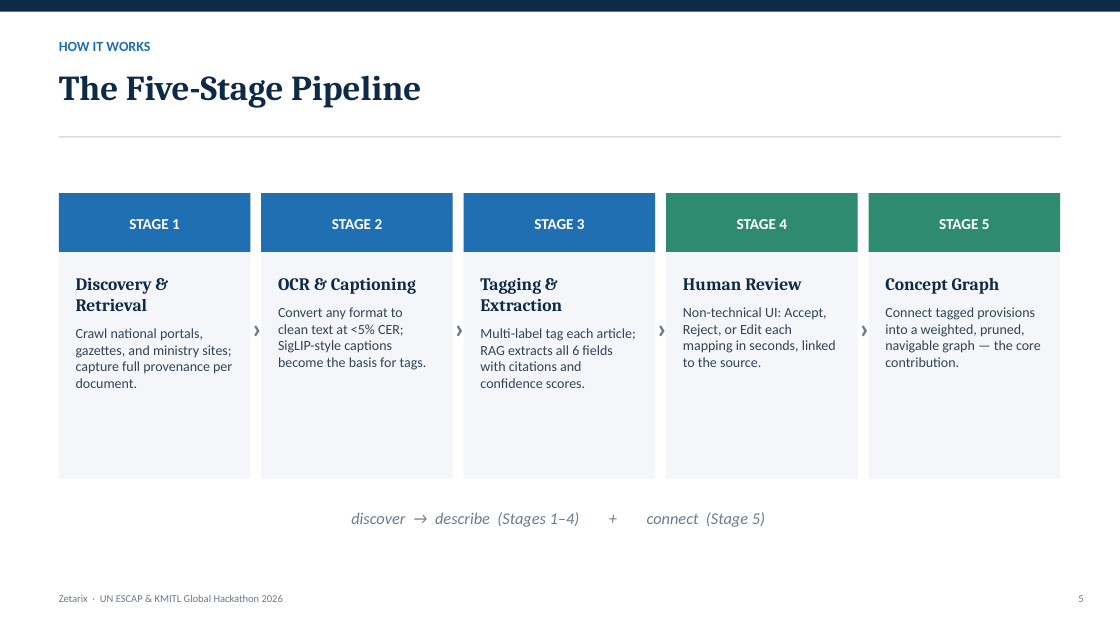
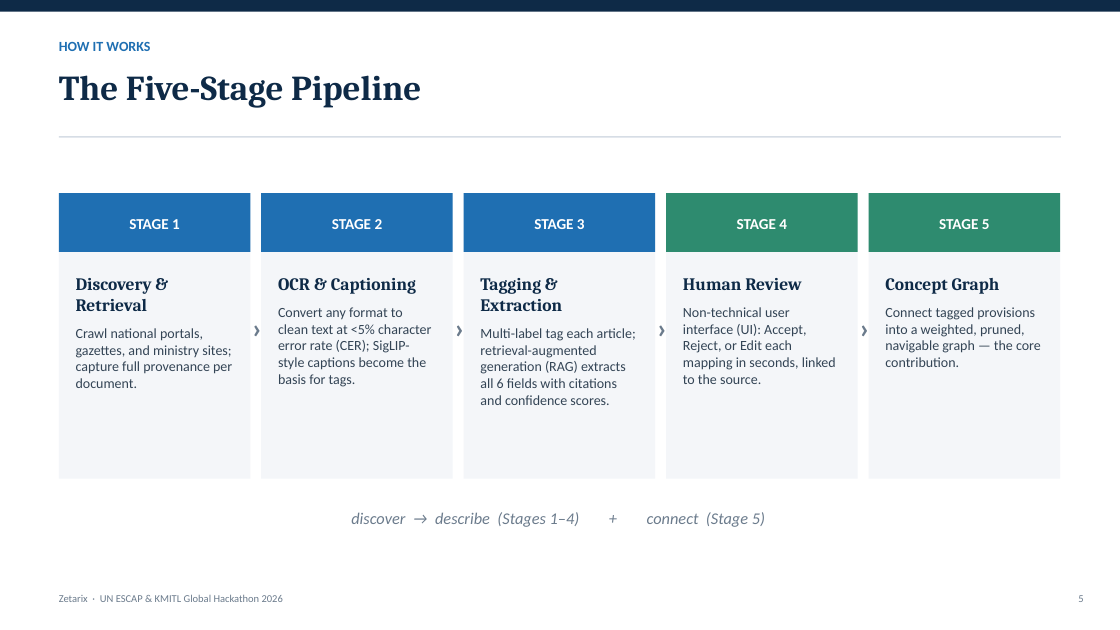
Before and after one commit to JohnAndrewBalbarosa/rdtii-autoextract, a slide deck: slide 5 of docs/RDTII_AutoExtract.pptx. Drawn at 1120x630 pixels with LibreOffice and Linux fonts; fonts in the diff are those of the drawing. Boxes give left, top, right and bottom in pixels: in the first picture for what was removed or moved away, otherwise in the second. Text is boxed around its words. In the diff, an @@ line names an element or a change of style, - is before the commit and + after.

```diff
--- a/docs/RDTII_AutoExtract.pptx
+++ b/docs/RDTII_AutoExtract.pptx
@@ text at (x1=278, y1=307, x2=431, y2=387): text changed @@
-Convert any format to clean text at <5% CER; SigLIP-style captions become the basis for tags.
+Convert any format to clean text at <5% character error rate (CER); SigLIP-style captions become the basis for tags.
@@ text at (x1=480, y1=328, x2=636, y2=405): text changed @@
-Multi-label tag each article; RAG extracts all 6 fields with citations and confidence scores.
+Multi-label tag each article; retrieval-augmented generation (RAG) extracts all 6 fields with citations and confidence scores.
@@ text at (x1=683, y1=307, x2=836, y2=384): text changed @@
-Non-technical UI: Accept, Reject, or Edit each mapping in seconds, linked to the source.
+Non-technical user interface (UI): Accept, Reject, or Edit each mapping in seconds, linked to the source.
```
Also in this commit, not shown: 3 other slides changed.
